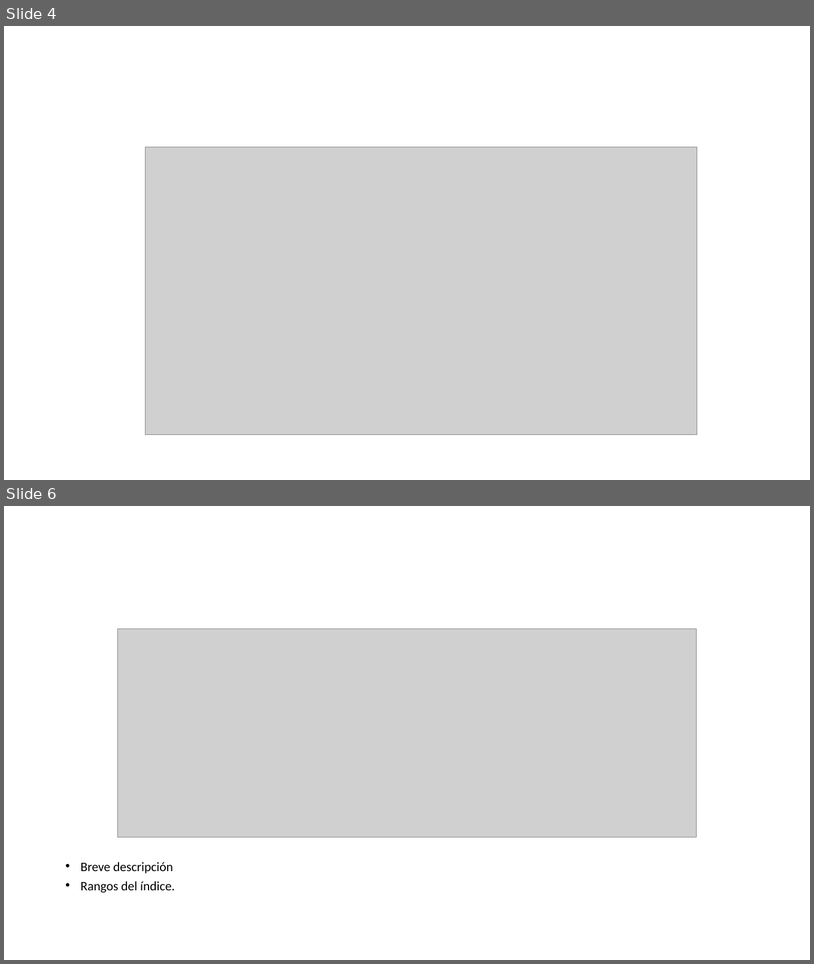
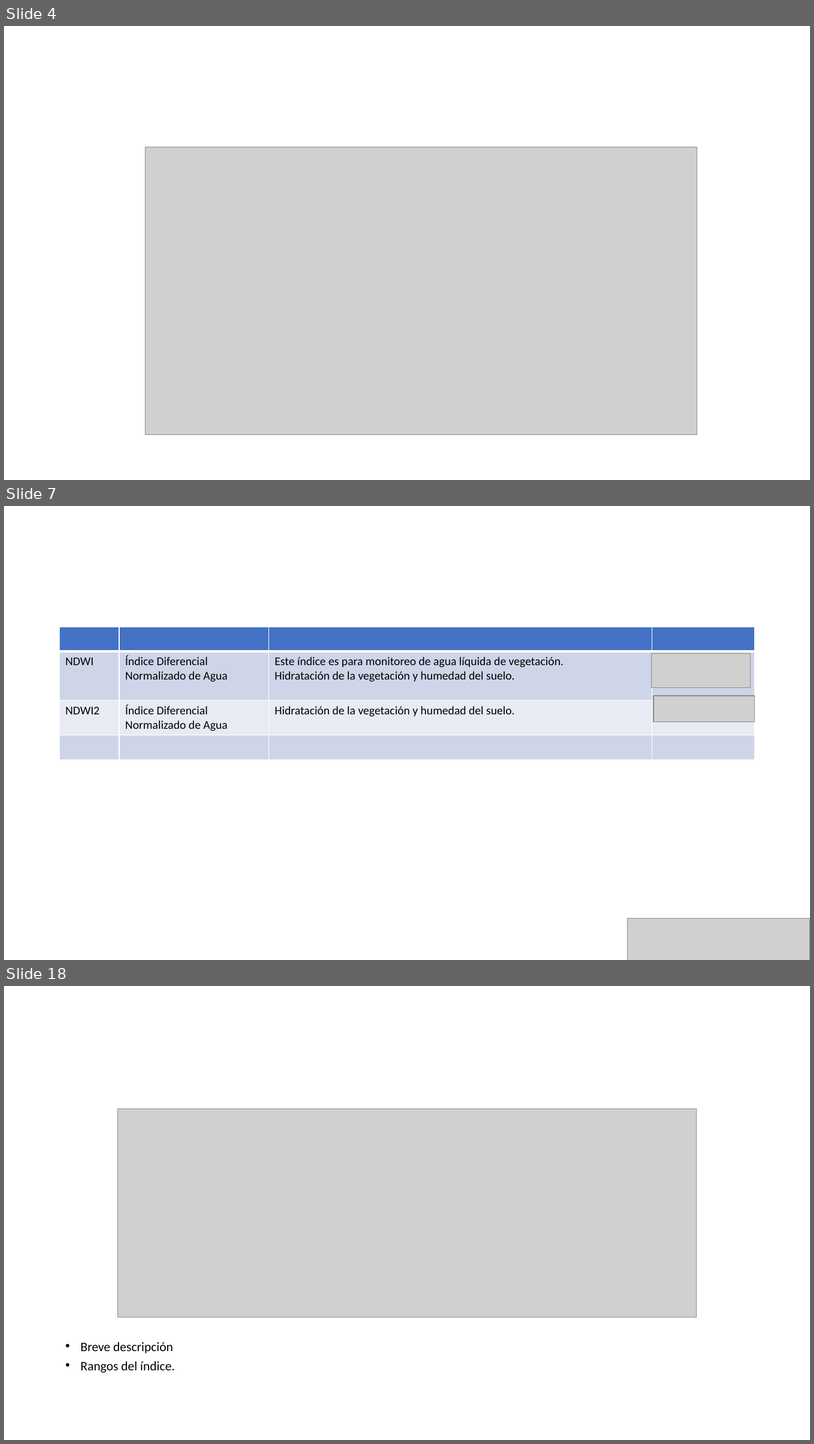
Before and after one commit to Sud-Austral/DATA-AGRO, a slide deck: Diseño/Chile/Indices_App_19_10.pptx. Shown one above the other, each under a label of ours: slides 4 and 6 before the commit, slides 4, 7 and 18 after it; the slides between them are not shown. The pictures are 814x964 and 814x1444 pixels, drawn with LibreOffice and Linux fonts; fonts in the diff are those of the drawing; grey boxes stand for pictures. Boxes give left, top, right and bottom in pixels: in the first picture for what was removed or moved away, otherwise in the second. Text is boxed around its words. In the diff, an @@ line names an element or a change of style, - is before the commit and + after.

```diff
--- a/Diseño/Chile/Indices_App_19_10.pptx
+++ b/Diseño/Chile/Indices_App_19_10.pptx
@@ slide 7 added at <box>4,506,810,960</box>, background #FFFFFF @@
@@ table added at <box>60,627,755,759</box>, 4 rows, 4 columns @@
+ |  |  | 
+NDWI | Índice Diferencial Normalizado de Agua | Este índice es para monitoreo de agua líquida de vegetación. / Hidratación de la vegetación y humedad del suelo. | 
+NDWI2 | Índice Diferencial Normalizado de Agua | Hidratación de la vegetación y humedad del suelo. | 
+ |  |  | 
@@ picture added at <box>652,653,750,687</box> @@
@@ picture added at <box>654,696,755,722</box> @@
@@ picture added at <box>629,918,810,960</box> @@
@@ what was slide 6 is now slide 18 @@
```
Also in this commit, not shown: 1 slide changed, 16 other slides added, 30 other files.
